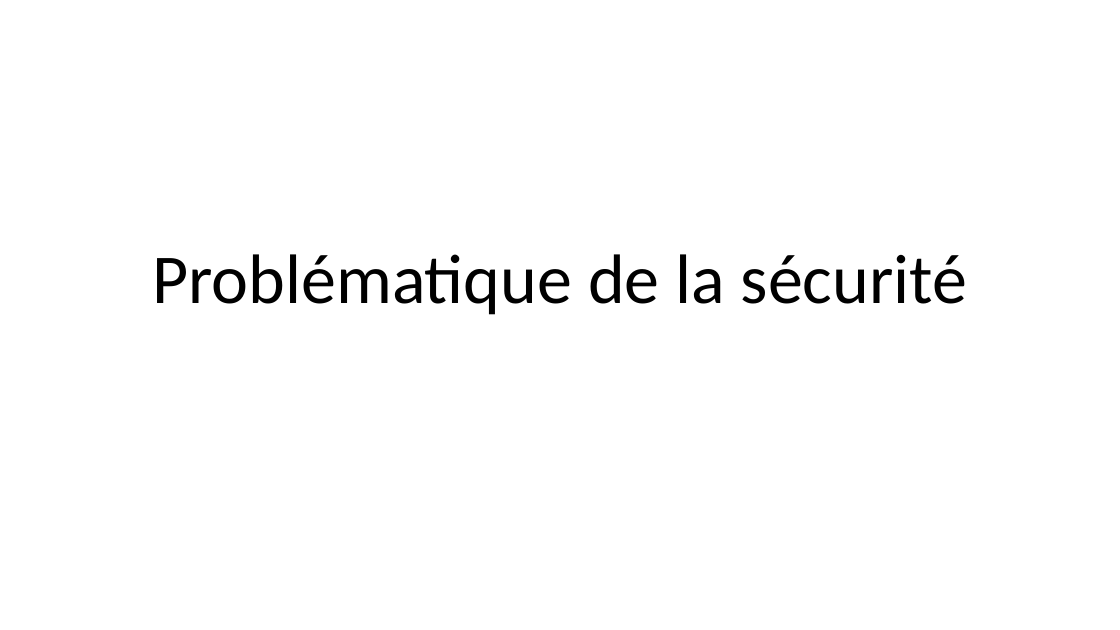
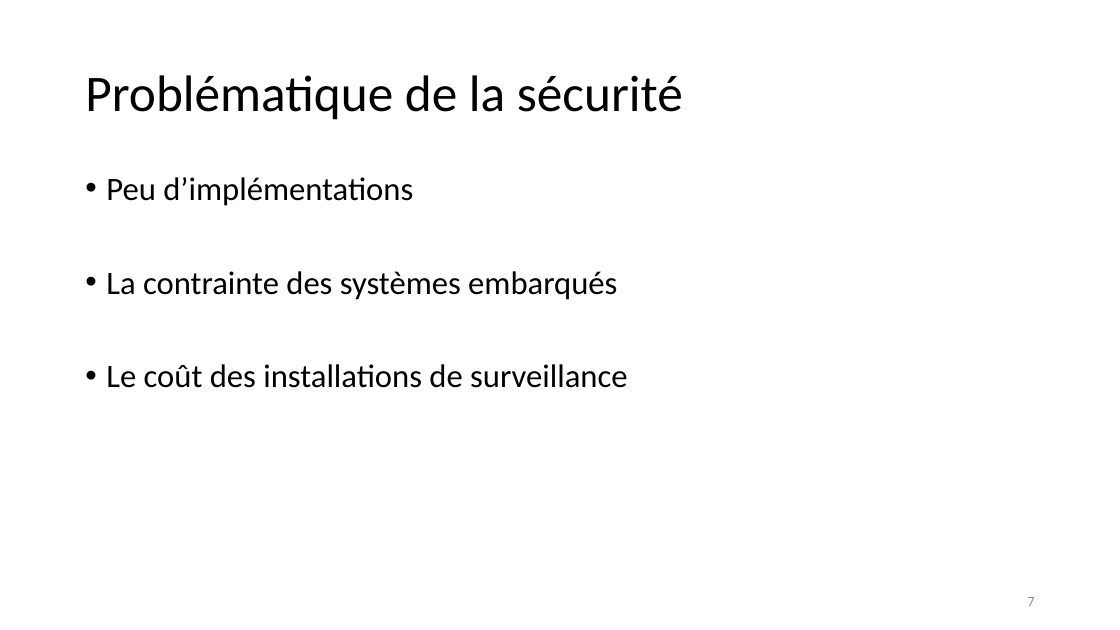
Before and after one commit to SquierDotQn/6lp-sniffer, a slide deck: slide 7 of Présentation1.odp (slide 8 before the commit). Drawn at 1120x630 pixels with LibreOffice and Linux fonts; fonts in the diff are those of the drawing; background and template pictures are left out. Boxes give left, top, right and bottom in pixels: in the first picture for what was removed or moved away, otherwise in the second. Text is boxed around its words. In the diff, an @@ line names an element or a change of style, - is before the commit and + after.

```diff
--- a/Présentation1.odp
+++ b/Présentation1.odp
@@ title "Problématique de la sécurité": place and size @@
-title "Problématique de la sécurité" at (152, 254, 967, 315)
+title "Problématique de la sécurité" at (85, 75, 683, 120)
@@ title "Problématique de la sécurité" at (85, 75, 683, 120): size 60 to 44 pt; alignment centre to left; vertical alignment bottom to middle @@
@@ text added at (106, 177, 627, 388), 28 pt, text #000000 @@
+• Peu d’implémentations
+• La contrainte des systèmes embarqués
+• Le coût des installations de surveillance
@@ page number added at (1028, 597, 1035, 606), 12 pt, text #898989 @@
+7
```
Also in this commit, not shown: 5 other slides changed, 3 slides added, 3 slides removed.
